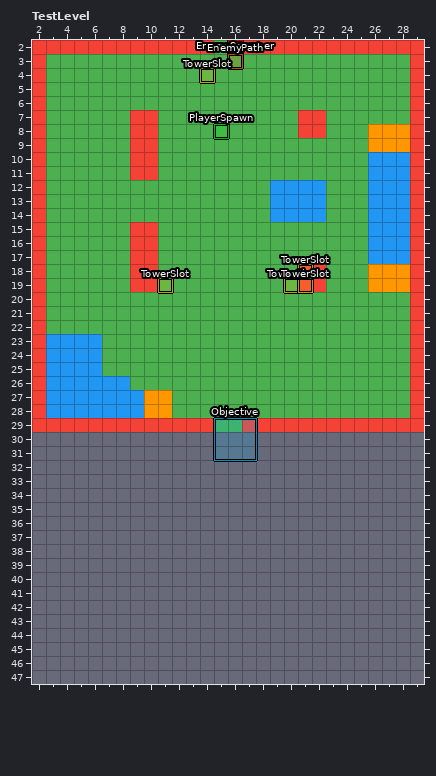
Level history. LDtk project: Assets/LDtk/testLevel.ldtk. The picture above was drawn from the file before the commit.
Cells are 16x16 px. Shown: TestLevel x 2..29, y 2..47. The old version is drawn lined up with the new one.
New version:
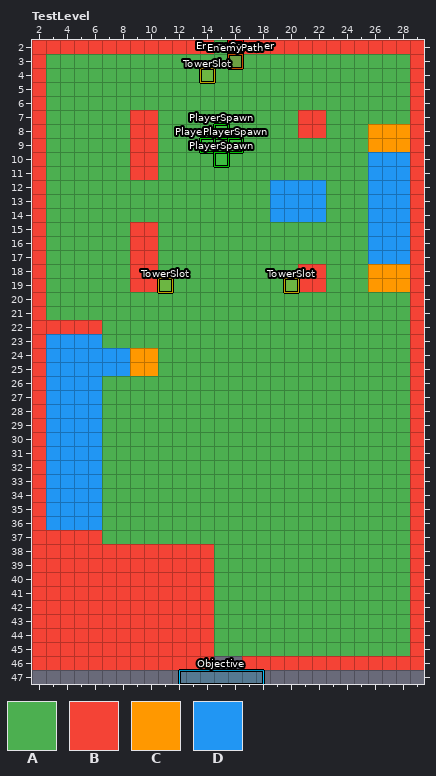
Key: from "Terrain": A 1 "Floor", B 2 "Wall", C 3 "Ramp", D 5 "HighGround".
_ is an empty cell.
Objects are placed by their top-left corner, in cells (3,4 is the top-left corner of cell 3,4); size is 1x1 cell unless given.
Tiles replaced or removed in this view: A, B, C, D.
The edit:
Changed rows in their new state; . is an unchanged cell.
map size 32x32 -> 32x48 cells
Layer "Terrain":
first column x 2:
22 .BBBB.......................
24 .....DDCC...................
25 .....DDCC...................
26 .....AA.....................
27 .....AAAAA..................
28 .....AAAAA..................
29 .DDDDAAAAAAAA..AAAAAAAAAAAA.
30 BDDDDAAAAAAAAAAAAAAAAAAAAAAB
31 BDDDDAAAAAAAAAAAAAAAAAAAAAAB
32 BDDDDAAAAAAAAAAAAAAAAAAAAAAB
33 BDDDDAAAAAAAAAAAAAAAAAAAAAAB
34 BDDDDAAAAAAAAAAAAAAAAAAAAAAB
35 BDDDDAAAAAAAAAAAAAAAAAAAAAAB
36 BDDDDAAAAAAAAAAAAAAAAAAAAAAB
37 BBBBBAAAAAAAAAAAAAAAAAAAAAAB
38 BBBBBBBBBBBBBAAAAAAAAAAAAAAB
39 BBBBBBBBBBBBBAAAAAAAAAAAAAAB
40 BBBBBBBBBBBBBAAAAAAAAAAAAAAB
41 BBBBBBBBBBBBBAAAAAAAAAAAAAAB
42 BBBBBBBBBBBBBAAAAAAAAAAAAAAB
43 BBBBBBBBBBBBBAAAAAAAAAAAAAAB
44 BBBBBBBBBBBBBAAAAAAAAAAAAAAB
45 BBBBBBBBBBBBBAAAAAAAAAAAAAAB
46 BBBBBBBBBBBBB..BBBBBBBBBBBBB
Layer "Entities":
added: "PlayerSpawn" rectangle at 14,9
added: "PlayerSpawn" rectangle at 16,9
added: "PlayerSpawn" rectangle at 15,10
added: "Objective" rectangle at 12.5,47 size 6x1
removed: "Objective" rectangle at 15,29 size 3x3
removed: "TowerSlot" rectangle at 21,19
removed: "TowerSlot" rectangle at 21,18
